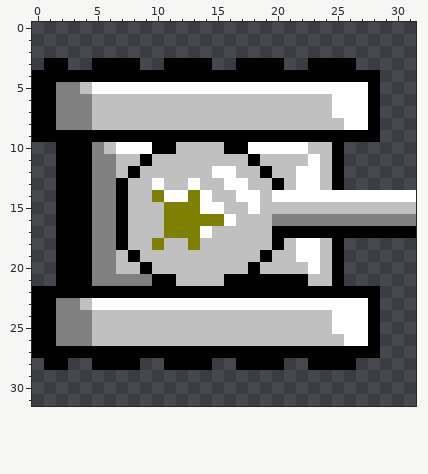
Two versions of one pixel-art sprite, Juego tanque_Objetos/images/Enemigo_3.png. Above, as it was before the edit.
The file is 32x32 pixels.
Now the later version:
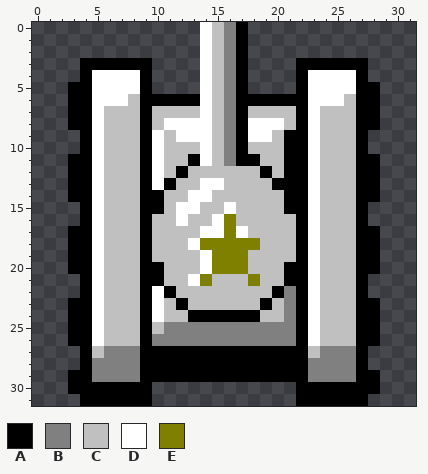
Palette (. is transparent): A #000000  B #808080  C #c0c0c0  D #ffffff  E #808000
Change:
Changed rows in their new state; - is an unchanged pixel.
first column x 0:
 0 --------------DCBA--------------
 1 --------------DCBA--------------
 2 --------------DCBA--------------
 3 -..-A----A-...DCB-...-A----A----
 4 ....-DDDD-....DCB-....-DDDD-.---
 5 ...AA----A....-CBA....A----A----
 6 ...AADDD-AAAAAD-BAAAAAADD-CA----
 7 ...AAD---A----D-BA----AD-CCA----
 8 ...AAD---A-DDDD-BADDD-AD--CA----
 9 ....-DCCC-DCDDDCB-DDC--DCCC-.---
10 --..-D-CCADC--D-B-CCCAAD-CCA----
11 --.--DC---D--AD-BA---AA--CCAA---
12 --.--DC-CAD-A--CC----AA--CCAA---
13 --.--DCC-A-A-CDDCC---AA--CCAA---
14 --.--DCC-AACCD---CC-CAA-CCCAA...
15 --..-DCC-AACDDCCD-C--AAD---A....
16 --..-DCC-A-CDCCDE---CCADCCCA....
17 --.--DCC-A-CCC-DED--CC-DCCC--...
18 --.--DCC-AC--DEEEEE-C-A--CCAA---
19 --.--DC-CA----DEEE-C--A--CCAA---
20 --.--DC---A---DEEEC--AA--CCAA---
21 --..-DCCCA-C-DE-CCECC--D-CCA----
22 ....-DCCC-D-CCCCCCCC-B-DCCC-.---
23 ...AA-CCCA-CACCCCCCACBA-CCCA----
24 ...AAD---AD--AAAAAA--BAD-CCA----
25 ...AAD---A-BBBBBBBBBBBAD-CCA----
26 ...AAD---ABBBBBBBBBBBBAD--CA----
27 ....-CBBB--------------CBBB-.---
28 -..-ABBBBAA----AA----AABBBBA----
29 ---AABBBBAAAAAAAAAAAAAABBBBAA---
30 ---AAAAAAA------------AAAAAAA---
31 ----AAAAAA------------AAAAAA----
